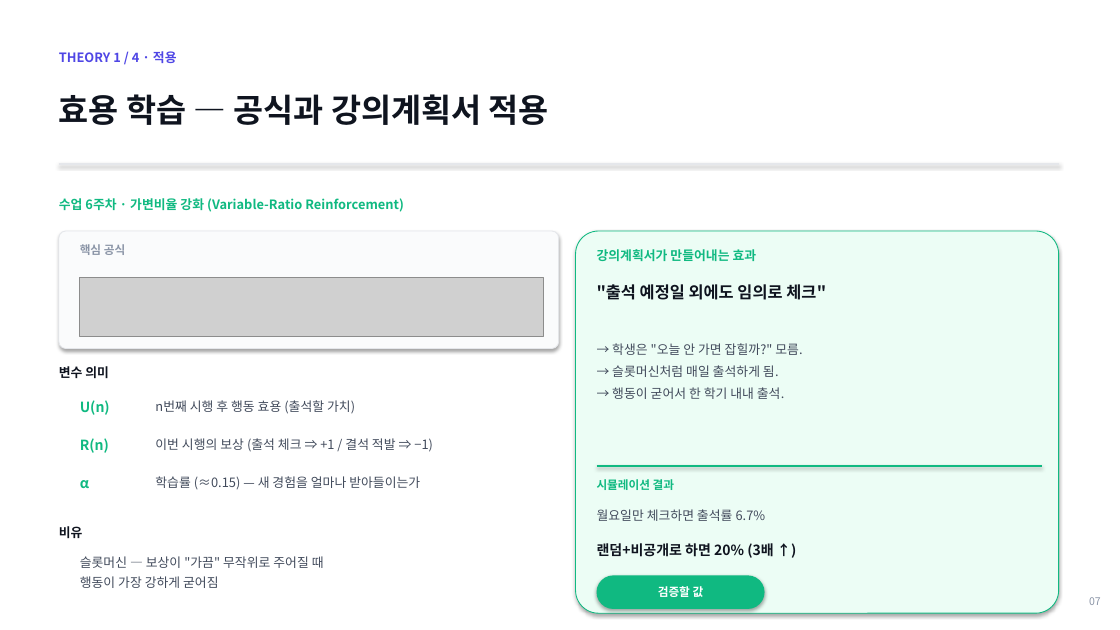
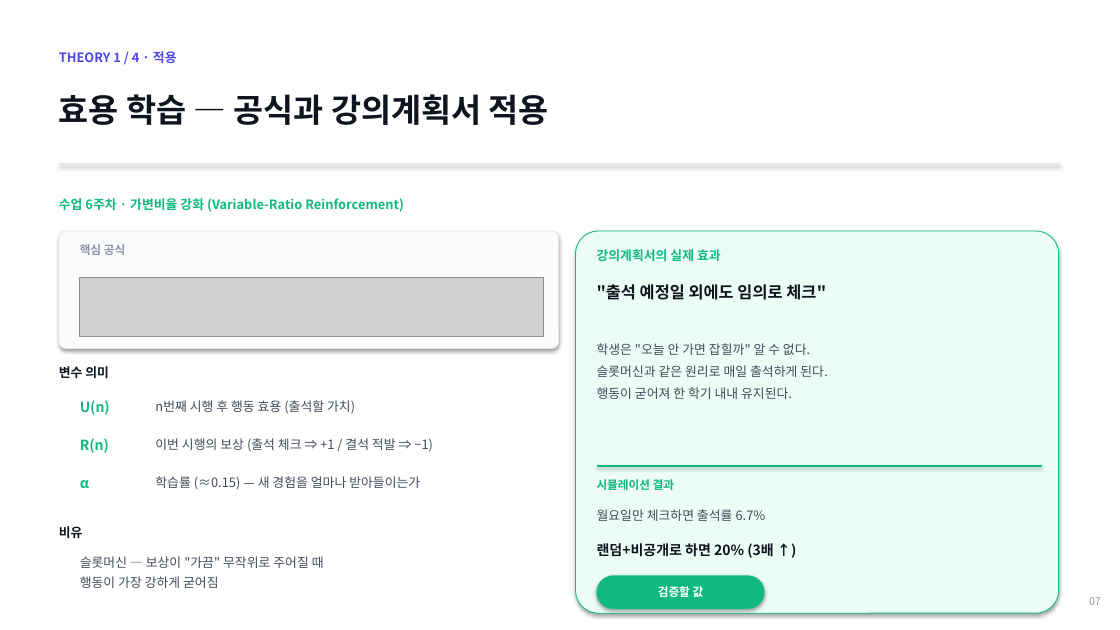
Before and after one commit to lshpy/imen315-syllabus-meta, a slide deck: slide 7 of team_project/kickoff_2026-05-11.pptx. Drawn at 1120x630 pixels with LibreOffice and Linux fonts; fonts in the diff are those of the drawing; grey boxes stand for pictures. Boxes give left, top, right and bottom in pixels: in the first picture for what was removed or moved away, otherwise in the second. Text is boxed around its words. In the diff, an @@ line names an element or a change of style, - is before the commit and + after.

```diff
--- a/team_project/kickoff_2026-05-11.pptx
+++ b/team_project/kickoff_2026-05-11.pptx
@@ text at (597, 249, 721, 261): text changed @@
-강의계획서가 만들어내는 효과
+강의계획서의 실제 효과
@@ text at (597, 343, 827, 399): text changed @@
-→ 학생은 "오늘 안 가면 잡힐까?" 모름.
-→ 슬롯머신처럼 매일 출석하게 됨.
-→ 행동이 굳어서 한 학기 내내 출석.
+학생은 "오늘 안 가면 잡힐까" 알 수 없다.
+슬롯머신과 같은 원리로 매일 출석하게 된다.
+행동이 굳어져 한 학기 내내 유지된다.
```
Also in this commit, not shown: 9 other slides changed, 1 slide added, 1 slide removed, 1 other file.
